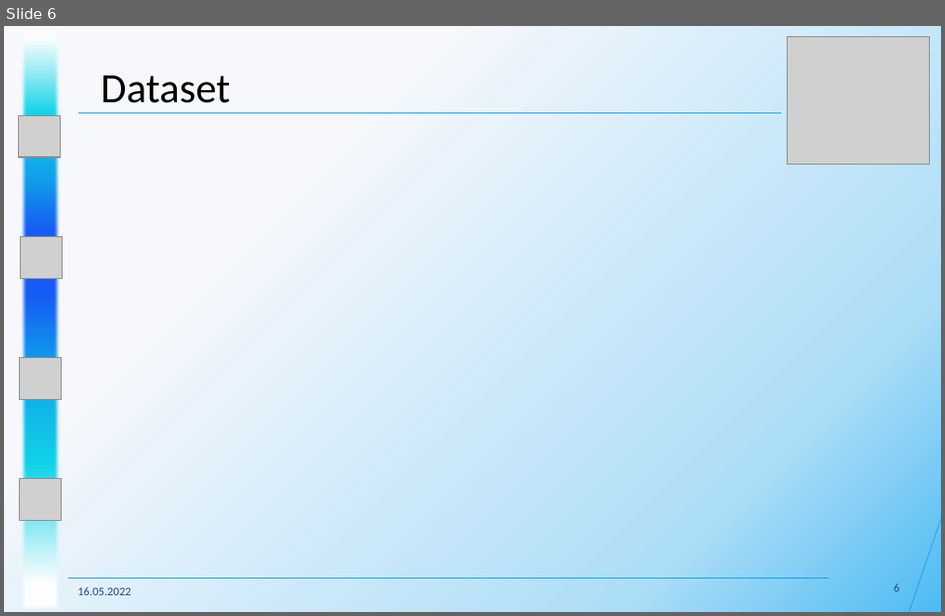
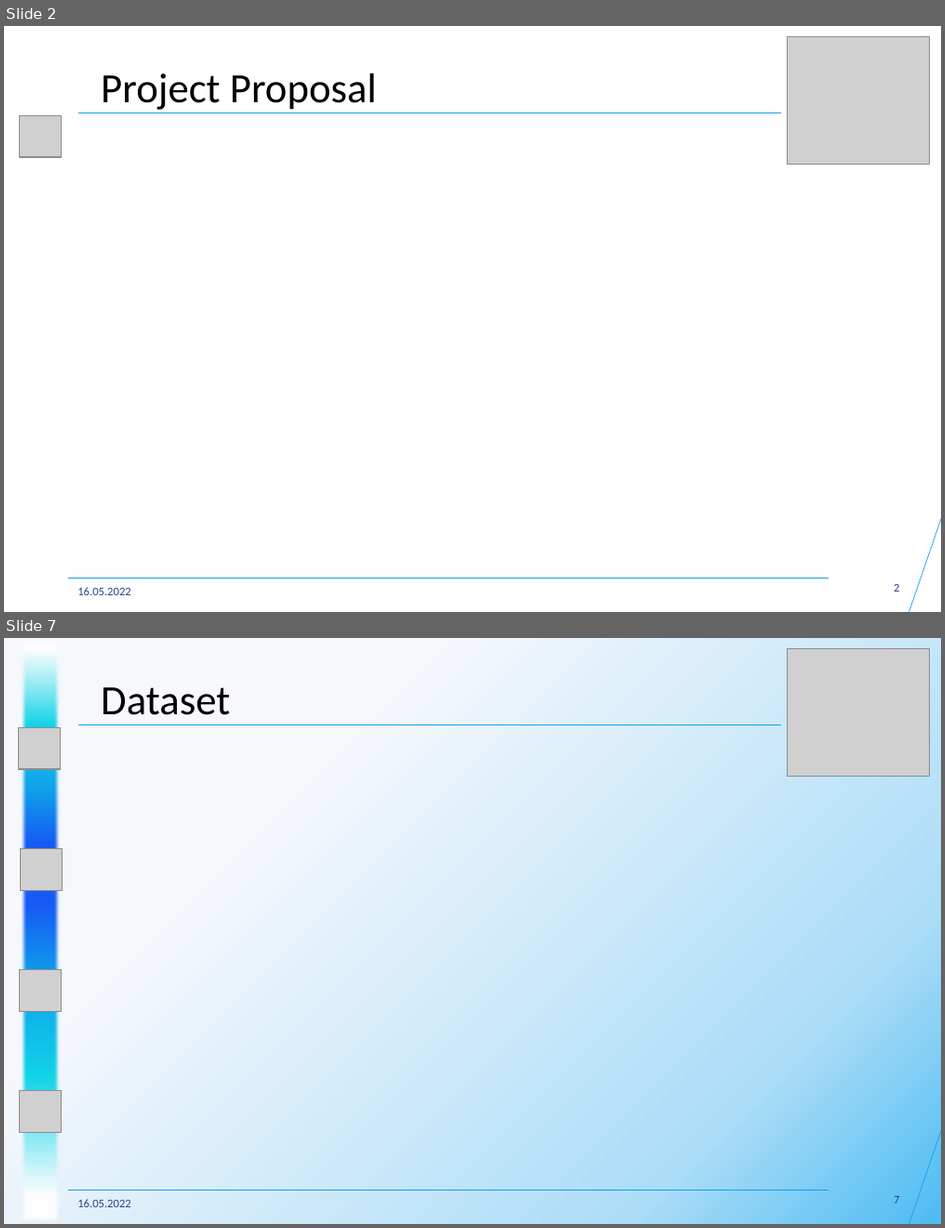
Before and after one commit to datascience-mobi-2022/2022-topic-04-team-01, a slide deck: Presentations/Project Proposal/Project Proposal Presentation Structure+.pptx. Shown one above the other, each under a label of ours: slide 6 before the commit, slides 2 and 7 after it; the slides between them are not shown. The pictures are 945x616 and 945x1228 pixels, drawn with LibreOffice and Linux fonts; fonts in the diff are those of the drawing; grey boxes stand for pictures. Boxes give left, top, right and bottom in pixels: in the first picture for what was removed or moved away, otherwise in the second. Text is boxed around its words. In the diff, an @@ line names an element or a change of style, - is before the commit and + after.

```diff
--- a/Presentations/Project Proposal/Project Proposal Presentation Structure+.pptx
+++ b/Presentations/Project Proposal/Project Proposal Presentation Structure+.pptx
@@ slide 2 added at (4,26,941,612), background #FFFFFF @@
@@ picture added at (788,37,930,164) @@
@@ text added at (101,73,377,113), 32 pt, text #000000 @@
+Project Proposal
@@ picture added at (19,115,61,157) @@
@@ line added from (78, 113) to (781, 113), #10A1EA 0.5 pt @@
@@ line added from (941, 519) to (910, 612), #10A1EA 0.5 pt @@
@@ line added from (69, 577) to (829, 577), #10A1EA 0.5 pt @@
@@ text added at (77,587,130,595), 9 pt, text #2E4186 @@
+16.05.2022
@@ page number added at (894,584,900,591), 9 pt, text #2E4186 @@
+2
@@ what was slide 6 is now slide 7 @@
@@ page number at (894,1196,900,1203): text changed @@
-6
+7
```
Also in this commit, not shown: 3 slides changed, 2 other slides added.
